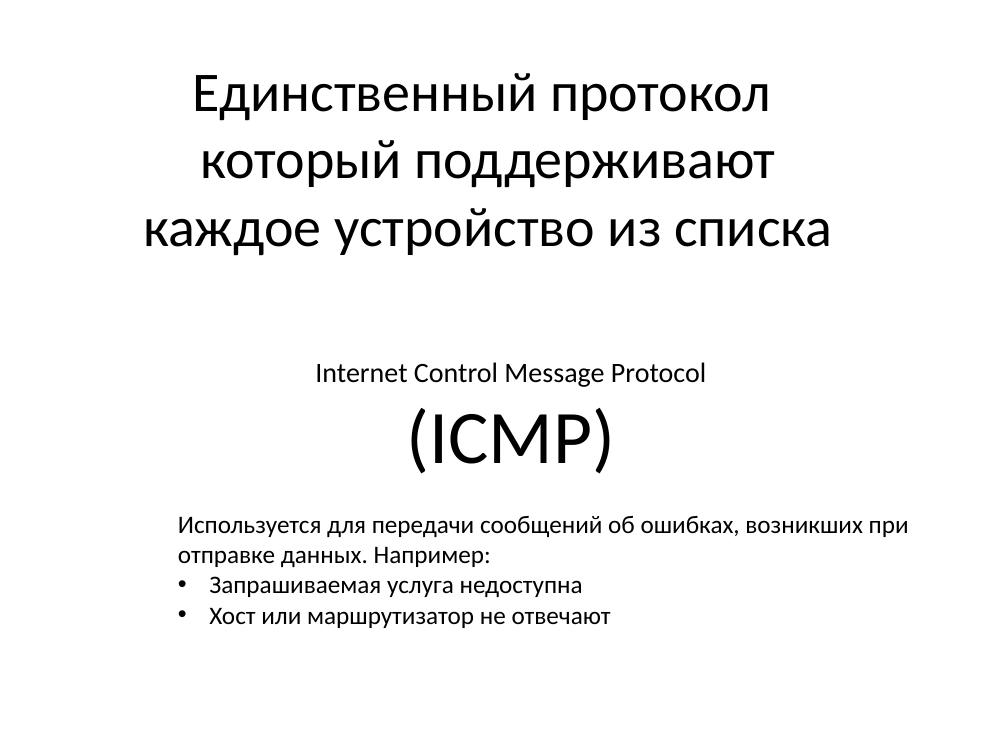
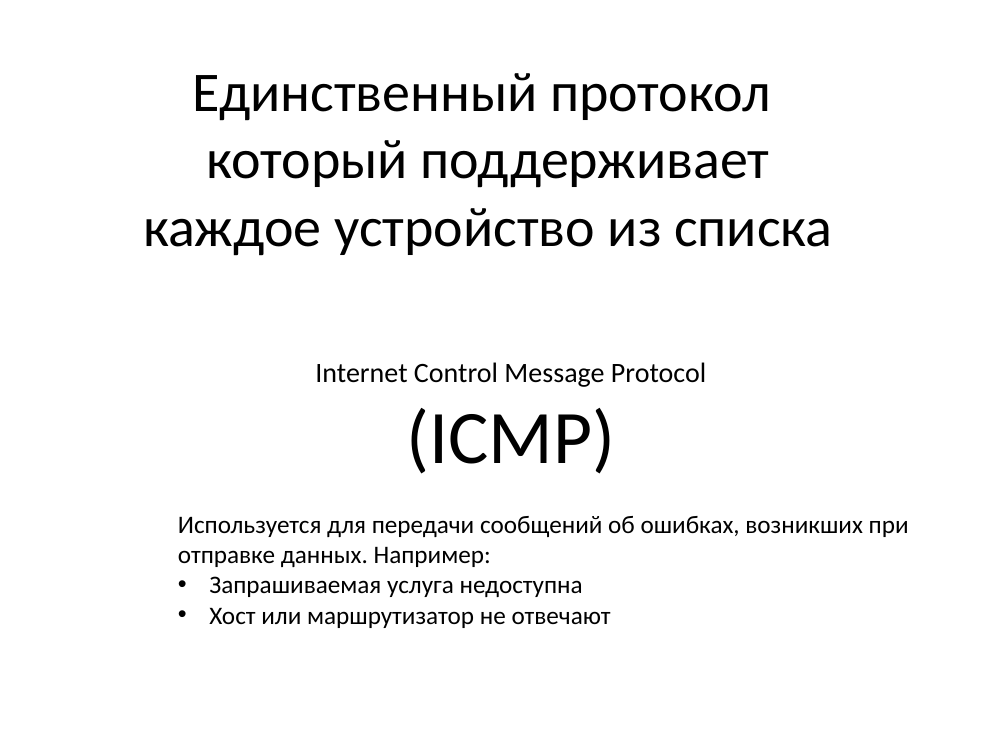
Before and after one commit to denis6705/diplom, a slide deck: slide 9 of Презентация.pptx. Drawn at 1008x756 pixels with LibreOffice and Linux fonts; fonts in the diff are those of the drawing. Boxes give left, top, right and bottom in pixels: in the first picture for what was removed or moved away, otherwise in the second. Text is boxed around its words. In the diff, an @@ line names an element or a change of style, - is before the commit and + after.

```diff
--- a/Презентация.pptx
+++ b/Презентация.pptx
@@ text at [206, 140, 770, 188]: text changed @@
-который поддерживают
+который поддерживает
```
Also in this commit, not shown: 2 other slides changed, 3 other files.
